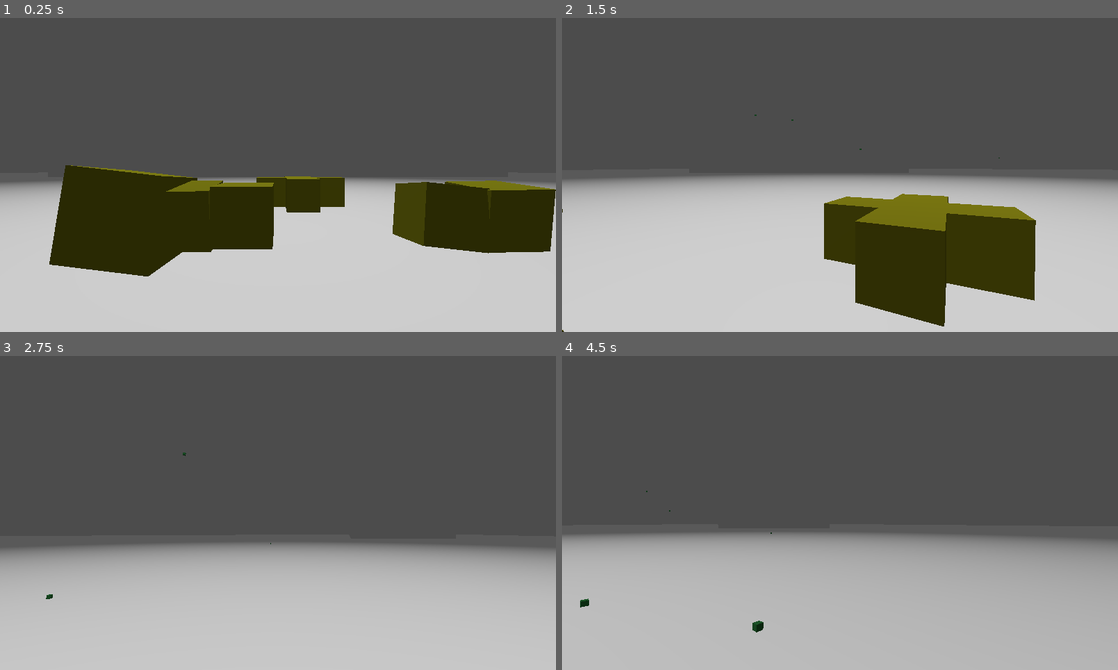
Above: before the commit, frames 1-4 (two rows, left to right).
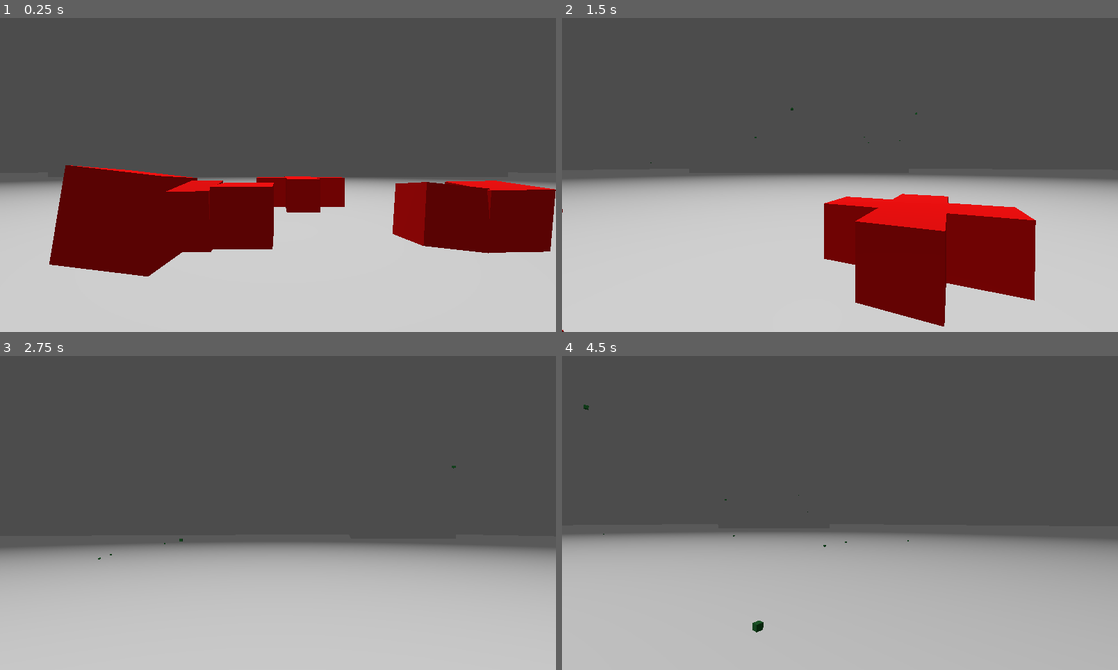
Above: after the commit, the same moments.

Repository: Dunkhan/DarwinsGarden
Game: Godot game, scene res://World.tscn
Two runs of this game, one before a commit and one after it. Both use one fixed random seed, a clock stepped at 60 frames per second and the inputs below.
Inputs (mouse positions are in pixels of both pictures, inside the frame that each line leads up to):
- Up to frame 1 (0.25 s): no input
- Up to frame 2 (1.5 s): move the mouse to (867, 168) at 0.52 s; hold Up (ui_up) from 0.53 s (still down); click (867, 168) at 0.67 s; move the mouse to (812, 171) at 1.27 s
- Up to frame 3 (2.75 s): keep holding Up (ui_up); move the mouse to (289, 500) at 2.02 s
- Up to frame 4 (4.5 s): keep holding Up (ui_up); move the mouse to (834, 513) at 2.77 s; click (834, 513) at 2.92 s; move the mouse to (878, 509) at 3.52 s; tap Enter at 4.25 s; move the mouse to (795, 503) at 4.27 s

The runs differ from the first frame. In frame 1, 18% of the frame differs, in the area x 8-100%, y 46-83%; in frame 2, 12%; in frame 3, less than 0.1%; in frame 4, less than 0.1%.

Commit message:
Improved performance, numerous other tweaks and adjustments

Diff:
--- a/Creature/Creature.gd
+++ b/Creature/Creature.gd
@@ -10,6 +10,8 @@
 var genetics = null
 var metabolism = 0.1
 var metabolism_multiplier = 0.1
+var color_update_frames = 100
+var color_update_counter = 0
 
 func _ready():
 	pass
@@ -39,7 +41,10 @@
 
 func _process(delta):
 	nutrition -= delta*metabolism*metabolism_multiplier
-	process_color()
+	color_update_counter += 1
+	if color_update_counter >= color_update_frames:
+		process_color()
+		color_update_counter = 0
 	if nutrition <= 0:
 		die()
 
--- a/Creature/Organ.gd
+++ b/Creature/Organ.gd
@@ -1,3 +1,4 @@
+#warning-ignore:unused_class_variable
 var type = 0
 
 enum Organ_Types{
--- a/Creature/Part.gd
+++ b/Creature/Part.gd
@@ -8,10 +8,11 @@
 var is_core = false
 var size = 1
 var Part
-var metabolism = 0.1
+var metabolism = 0.2
 var move_timer : Timer = null
 var articulate_cost = 0
 var rigid_body
+var has_mouth
 
 func init(_is_core, part_subtree):
 	is_core = _is_core
@@ -40,6 +41,7 @@
 			bp.to_parent:
 				#print("returning to parent")
 				if not is_core:
+#warning-ignore:unsafe_method_access
 					get_parent().develop(genome)
 					break
 
@@ -56,12 +58,12 @@
 		direction = int_to_vector(token[0])
 	var new_part = Part.instance()
 	new_part.limb=Generic6DOFJoint.new()
-	var t  = self.get_transform()
+	var t = self.get_transform()
 	t.origin += direction
 	new_part.set_transform(t)
 	add_child(new_part)
 	new_part.add_child(new_part.limb)
-	new_part.limb.set_node_a(self.rigid_body.get_path())
+	new_part.limb.set_node_a(rigid_body.get_path())
 	new_part.limb.set_node_b(new_part.rigid_body.get_path())
 	set_child_limb_defaults(new_part.limb, direction)
 	var mesh = rigid_body.get_node("CollisionShape").get_node("MeshInstance")
@@ -83,23 +85,26 @@
 	value = value*(1.0/255.0) + 0.5
 	size = value
 	#print(value)
+#warning-ignore:unsafe_property_access
 	var new_transform = get_node("PartRigidBody").transform.scaled(Vector3(value, value, value))
 	if not is_core:
+#warning-ignore:unsafe_property_access
 		new_transform = new_transform.translated((new_transform.origin + get_parent().get_node("PartRigidBody").transform.origin)*value)
-	for child in child_parts:
-		var child_transform = child.get_node("PartRigidBody").transform.translated((child.get_node("PartRigidBody").transform.origin + get_node("PartRigidBody").transform.origin)*value)
 	set_transform(new_transform)
 #	set_limb_limits(true)
 
-func add_mouth(genome):
+func add_mouth(_genome):
 	#print("Adding mouth")
+	if has_mouth:
+		return 0
+	has_mouth = true
 	var organ = Organ.new()
 	organ.type = Organ.Organ_Types.mouth
 	organs.append(organ)
 	rigid_body.contact_monitor = true
 	rigid_body.contacts_reported = 4
 	rigid_body.connect("body_entered", self, "on_food_collision")
-	return 0.05
+	return 0.1
 
 func articulate(genome):
 	#print("articulating joint")
@@ -127,7 +132,7 @@
 
 	if move_timer == null:
 		move_timer = Timer.new()
-		move_timer.connect("timeout", self, "on_move_timer")
+		var _error = move_timer.connect("timeout", self, "on_move_timer")
 		add_child(move_timer)
 		move_timer.start()
 	var frequency = 10
@@ -160,6 +165,7 @@
 	if is_core:
 		return get_parent()
 	else:
+#warning-ignore:unsafe_method_access
 		return get_parent().get_creature()
 
 func set_child_limb_defaults(limb, direction):
--- a/Food.gd
+++ b/Food.gd
@@ -2,8 +2,10 @@
 class_name Food
 
 var decay_time = 60
+#warning-ignore:unused_class_variable
 var food_value = 5
 var decay = 0
+#warning-ignore:unused_class_variable
 var is_eaten = false
 
 func _ready():
--- a/Food.tscn
+++ b/Food.tscn
@@ -12,8 +12,8 @@
 [node name="Food" type="RigidBody"]
 collision_layer = 10
 collision_mask = 15
-contacts_reported = 1
-contact_monitor = true
+linear_damp = 0.1
+angular_damp = 0.1
 script = ExtResource( 1 )
 
 [node name="CollisionShape" type="CollisionShape" parent="."]
--- a/Genetics/Genetics.gd
+++ b/Genetics/Genetics.gd
@@ -49,12 +49,14 @@
 	var result = genome
 	while randf()<=mutation_rate:
 		var type = randf()
-		if(type <= 0.25):
+		if(type <= 0.2):
 			result = sequence_move_mutation(result)
-		elif(type <= 0.5):
+		elif(type <= 0.4):
 			result = piece_switch_mutation(result)
-		elif(type <= 0.75):
+		elif(type <= 0.6):
 			result = bit_flip_mutation(result)
+		elif(type <= 0.8):
+			result = sequence_delete_mutation(result)
 		else:
 			result = sequence_duplicate_mutation(result)
 
@@ -123,3 +125,16 @@
 		_genome.append_array(after)
 		_genome.append_array(sequence)
 	return _genome
+
+func sequence_delete_mutation(_genome):
+	print("sequence duplicate mutation")
+	if not len(_genome) > 1:
+		return
+	var start = randi()%(len(_genome)-1)
+	var length = min(randi()%10, len(_genome)-1-start)
+	if(length > 0 && length < len(_genome)):
+		var before = _genome.subarray(0, start)
+		var after = _genome.subarray(start+length, len(_genome)-1)
+		_genome = before
+		_genome.append_array(after)
+	return _genome
--- a/TestScript.gd
+++ b/TestScript.gd
@@ -3,13 +3,13 @@
 onready var Creature = preload("res://Creature/Creature.tscn")
 onready var Food = preload("Food.tscn")
 
-var food_timer
-var food_frequency = 4
+var food_frequency = 6
 var food_counter = 0
 var food_queue : Array = Array()
+var scarcity_counter = 0
 
 func _ready():
-	self.connect("tree_exiting", self, "on_quit")
+	var _error = self.connect("tree_exiting", self, "on_quit")
 	randomize()
 	#food_timer = Timer.new()
 	#food_timer.connect("timeout", self, "on_food_timer")
@@ -78,7 +78,9 @@
 		return
 	food_counter = 0
 	create_food(Vector3(randf()*200-100, 10, randf()*200-100))
-	create_food(Vector3(randf()*50-25, 10, randf()*50-25))
+	if randf()*8000 > scarcity_counter:
+		create_food(Vector3(randf()*50-25, 10, randf()*50-25))
+		scarcity_counter += 1
 
 func create_food(position):
 	var f
--- a/project.godot
+++ b/project.godot
@@ -26,13 +26,20 @@
 
 [application]
 
-config/name="Physics Experiments"
+config/name="Darwin's Garden"
 run/main_scene="res://World.tscn"
 config/icon="res://icon.png"
 
 [autoload]
 
 Proteins="*res://Genetics/Proteins.gd"
+
+[debug]
+
+gdscript/warnings/unsafe_property_access=true
+gdscript/warnings/unsafe_method_access=true
+gdscript/warnings/unsafe_cast=true
+gdscript/warnings/unsafe_call_argument=true
 
 [input]
 
@@ -79,4 +86,11 @@
 
 [rendering]
 
+quality/intended_usage/framebuffer_allocation=3
+quality/filters/anisotropic_filter_level=2
+quality/shadows/filter_mode=0
+quality/reflections/texture_array_reflections=false
+quality/reflections/high_quality_ggx=false
+quality/subsurface_scattering/quality=0
+quality/depth/hdr=false
 environment/default_environment="res://default_env.tres"
